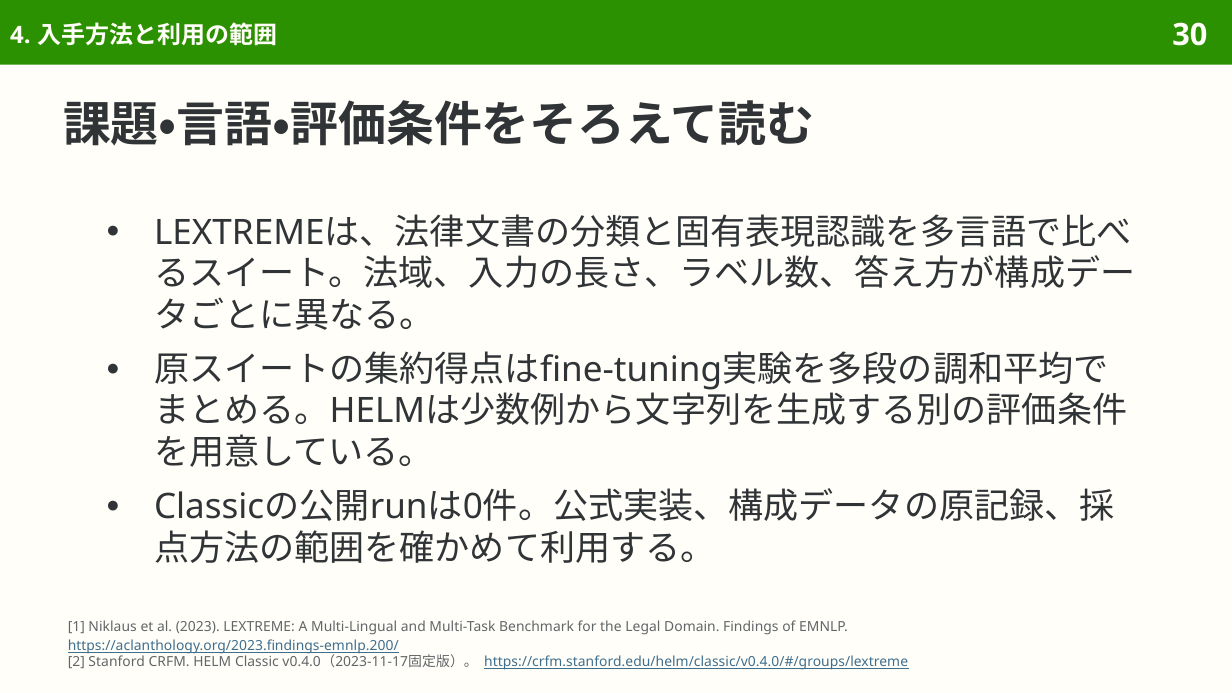
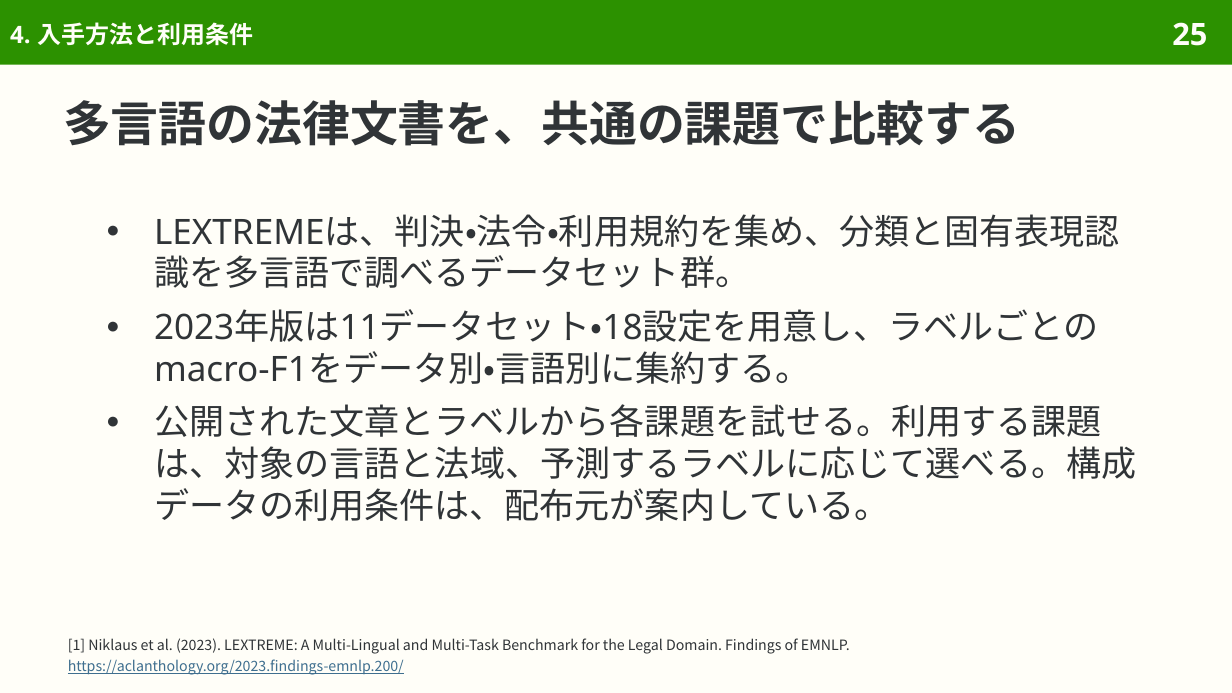
Before and after one commit to sasakiy84/datasets-in-10-minutes, a slide deck: slide 25 of slides/datasets-in-10-minutes-lextreme.pptx (slide 30 before the commit). Drawn at 1232x693 pixels with LibreOffice and Linux fonts; fonts in the diff are those of the drawing. Boxes give left, top, right and bottom in pixels: in the first picture for what was removed or moved away, otherwise in the second. Text is boxed around its words. In the diff, an @@ line names an element or a change of style, - is before the commit and + after.

Commit message:
Explain LEXTREME original multilingual legal datasets and evaluation

```diff
--- a/slides/datasets-in-10-minutes-lextreme.pptx
+++ b/slides/datasets-in-10-minutes-lextreme.pptx
@@ title at box(10, 22, 253, 45): text changed @@
-4. 入手方法と利用の範囲
+4. 入手方法と利用条件
@@ page number at box(1172, 22, 1207, 46): text changed @@
-30
+25
@@ title at box(63, 100, 1020, 146): text changed @@
-課題・言語・評価条件をそろえて読む
+多言語の法律文書を、共通の課題で比較する
@@ text at box(154, 214, 1137, 521): text changed @@
-● LEXTREMEは、法律文書の分類と固有表現認識を多言語で比べるスイート。法域、入力の長さ、ラベル数、答え方が構成データごとに異なる。
-● 原スイートの集約得点はfine-tuning実験を多段の調和平均でまとめる。HELMは少数例から文字列を生成する別の評価条件を用意している。
-● Classicの公開runは0件。公式実装、構成データの原記録、採点方法の範囲を確かめて利用する。
+● LEXTREMEは、判決・法令・利用規約を集め、分類と固有表現認識を多言語で調べるデータセット群。
+● 2023年版は11データセット・18設定を用意し、ラベルごとのmacro-F1をデータ別・言語別に集約する。
+● 公開された文章とラベルから各課題を試せる。利用する課題は、対象の言語と法域、予測するラベルに応じて選べる。構成データの利用条件は、配布元が案内している。
@@ text at box(68, 653, 908, 670): paragraph removed @@
-[2] Stanford CRFM. HELM Classic v0.4.0（2023-11-17固定版）。 https://crfm.stanford.edu/helm/classic/v0.4.0/#/groups/lextreme
@@ text "[1] Niklaus et al. (2023). ...": place and size @@
-text "[1] Niklaus et al. (2023). ..." at box(68, 620, 908, 670)
+text "[1] Niklaus et al. (2023). ..." at box(68, 638, 850, 675)
@@ text "[1] Niklaus et al. (2023). ..." at box(68, 638, 850, 675): size 8.1 to 8.3 pt, font Noto Sans to Noto Sans CJK JP; text colour #626669 to #303437 in "[1] Niklaus et al. (2023). LEXTREME: A ..."; line spacing 9.4pt to 12pt; less space between paragraphs @@
```
Also in this commit, not shown: 46 other slides changed, 8 slides removed, 42 other files.
